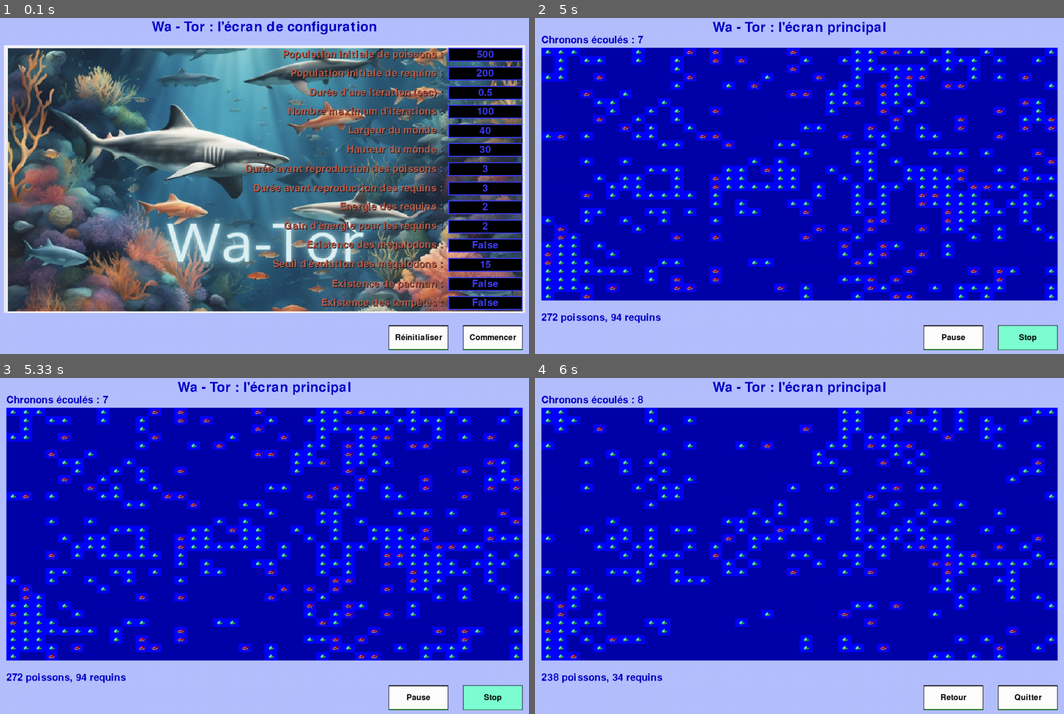
Above: before the commit, frames 1-4 (two rows, left to right).
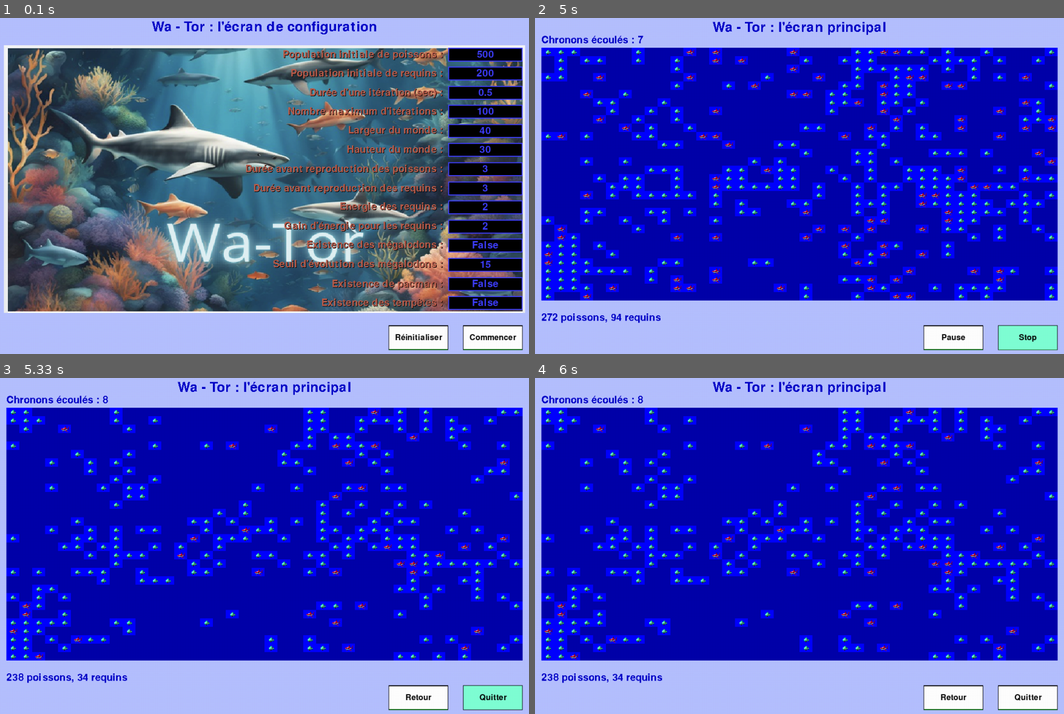
Above: after the commit, the same moments.

Repository: Khadaassi/Simplon_Wa-tor
Game: pygame game, started from main.py
The game is run twice, just before and just after one commit, with the same random seed, the same clock (stepped at 60 frames per second) and the same inputs.
Inputs (mouse positions are in pixels of both pictures, inside the frame that each line leads up to):
- Up to frame 1 (0.1 s): no input
- Up to frame 2 (5 s): click (1026, 337) at 0.38 s; click (630, 273) at 1.27 s; click (1026, 337) at 1.6 s; click (603, 182) at 1.93 s; click (1026, 337) at 4.98 s
- Up to frame 3 (5.33 s): no input
- Up to frame 4 (6 s): click (989, 619) at 5.62 s

Frames 1-2 are identical in both runs. In frame 3, 28% of the frame differs, in the area x 1-99%, y 5-99%; in frame 4, nothing differs.

Commit message:
fix and tweaks

Diff:
--- a/main.py
+++ b/main.py
@@ -85,7 +85,7 @@
         display.stop() # tells display there is no more world to show
 
         # function to plot the population of fish and sharks
-        plot_population(iterations, fish_population, shark_population, megalodon_population)
+        # plot_population(iterations, fish_population, shark_population, megalodon_population)
 
         # keep the screen visible while user don't quit the pygame window (or click on 'Exit')
         while display.state not in [DisplayState.CONF, DisplayState.OUT] :
--- a/storm.py
+++ b/storm.py
@@ -1,12 +1,11 @@
 from random import randint
 
 class Storm_Tile:
+    #This class is used to represent the storm on the grid.
     def __init__(self) -> None:
         pass
 
 class Storm:
-
-    #TODO : Scale storm size from grid size (storm can't be more than x% of total grid)
 
     min_size = 3
     max_size = 9
@@ -15,11 +14,13 @@
 
     def __init__(self) -> None:
         self.duration = randint(self.min_duration, self.max_duration)
-        self.coordinates = []
+        self.coordinates = [] #List holding the coordinates of every grid cell affected by the storm
         self.size = 0
 
     def spawn_storm(self, max_x: int, max_y: int) -> None:
+        """
 
+        """
         #Get "eye of the storm", epicenter tile randomly
         init_x = randint(0, max_x)
         init_y = randint(0, max_y)
--- a/world.py
+++ b/world.py
@@ -81,8 +81,8 @@
         self.pacman_starting_population = 1 #Force the presence of X pacaman on the starting world
 
         #Cannot create a world smaller than total starting population
-        if (sum(self.starting_population)) > self.size[0]*self.size[1]:
-            raise ValueError("Total population too big : try increasing world size or reducing populations")
+        if (sum(self.starting_population)) > (self.size[0]*self.size[1]) + self.enable_pacman:
+            raise ValueError("Population initiale trop importante : augmentez la taille du monde ou réduisez la population initiale.")
 
 #______________________________________________________________________________
 #
@@ -632,7 +632,6 @@
         self.fish_population = 0
         self.shark_population = 0
         self.megalodon_population = 0
-        self.pacman_score = 0
         self.fish_age_dict = {}
         self.shark_age_dict = {}
         self.megalodon_age_dict = {}
@@ -655,7 +654,7 @@
                     self.shark_population += 1
                     self.shark_age_dict[y.age] = self.shark_age_dict.get(y.age, 0) + 1
                 elif isinstance(y, Pacman):
-                    self.pacman_score += y.score
+                    self.pacman_score = y.score
                 elif isinstance(y,Fish):
                     self.fish_population += 1
                     self.fish_age_dict[y.age] = self.fish_age_dict.get(y.age, 0) + 1
Binary file changed: images/wator_populations.png
